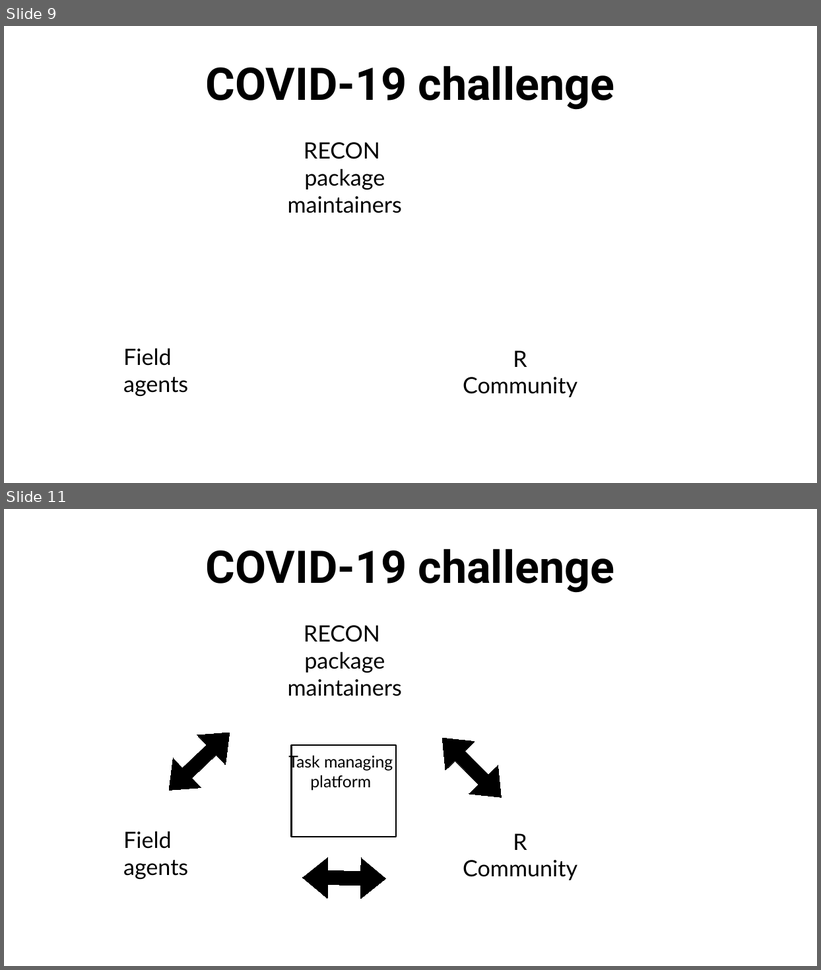
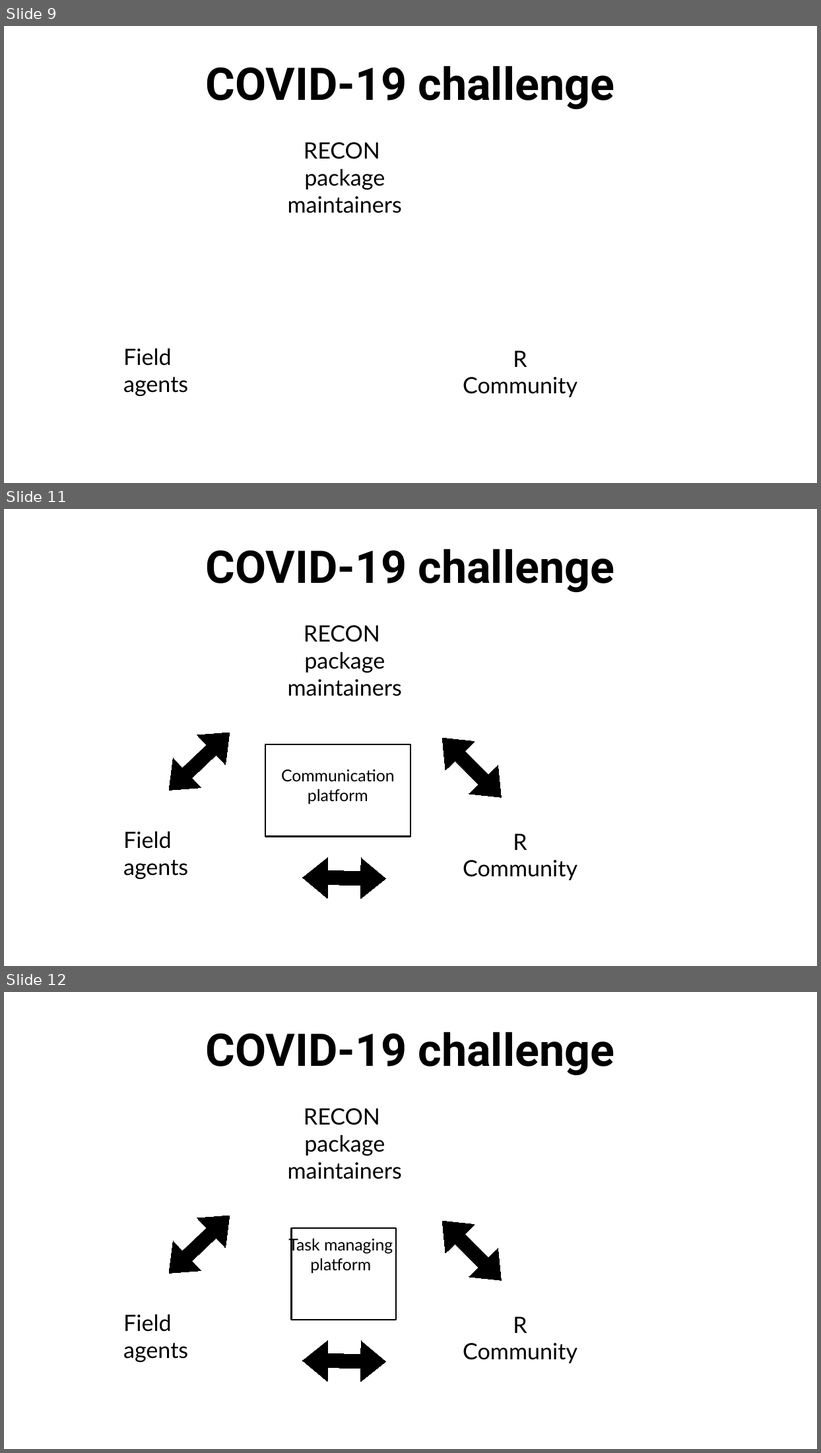
Before and after one commit to matthieugold/covid-19-challenge, a slide deck: docs/dscc_presentation/dscc_presentation.odp. Shown one above the other, each under a label of ours: slides 9 and 11 before the commit, slides 9, 11 and 12 after it; the slides between them are not shown. The pictures are 821x970 and 821x1453 pixels, drawn with LibreOffice and Linux fonts; fonts in the diff are those of the drawing. Boxes give left, top, right and bottom in pixels: in the first picture for what was removed or moved away, otherwise in the second. Text is boxed around its words. In the diff, an @@ line names an element or a change of style, - is before the commit and + after.

```diff
--- a/docs/dscc_presentation/dscc_presentation.odp
+++ b/docs/dscc_presentation/dscc_presentation.odp
@@ slide 11 added at (4,509,817,966), background #FFFFFF @@
@@ title added at (206,549,615,593), 44 pt, text #000000, bold @@
+COVID-19 challenge
@@ text added at (288,625,402,696), 22 pt, text #000000 @@
+RECON
+package
+maintainers
@@ left right arrow added at (155,718,244,805), fill #000000, outline #000000 0 pt @@
@@ left right arrow added at (428,723,516,811), fill #000000, outline #000000 0 pt @@
@@ rectangle added at (265,745,411,837), fill #FFFFFF, outline #000000 1.42 pt @@
@@ text added at (281,770,395,805), 16 pt, text #000000 @@
+Communication platform
@@ text added at (123,832,188,880), 22 pt, text #000000 @@
+Field
+agents
@@ text added at (463,834,578,881), 22 pt, text #000000 @@
+R
+Community
@@ left right arrow added at (302,857,386,899), fill #000000, outline #000000 0 pt @@
@@ what was slide 11 is now slide 12 @@
```
Also in this commit, not shown: 1 slide changed, 1 other slide added, 1 other file.
